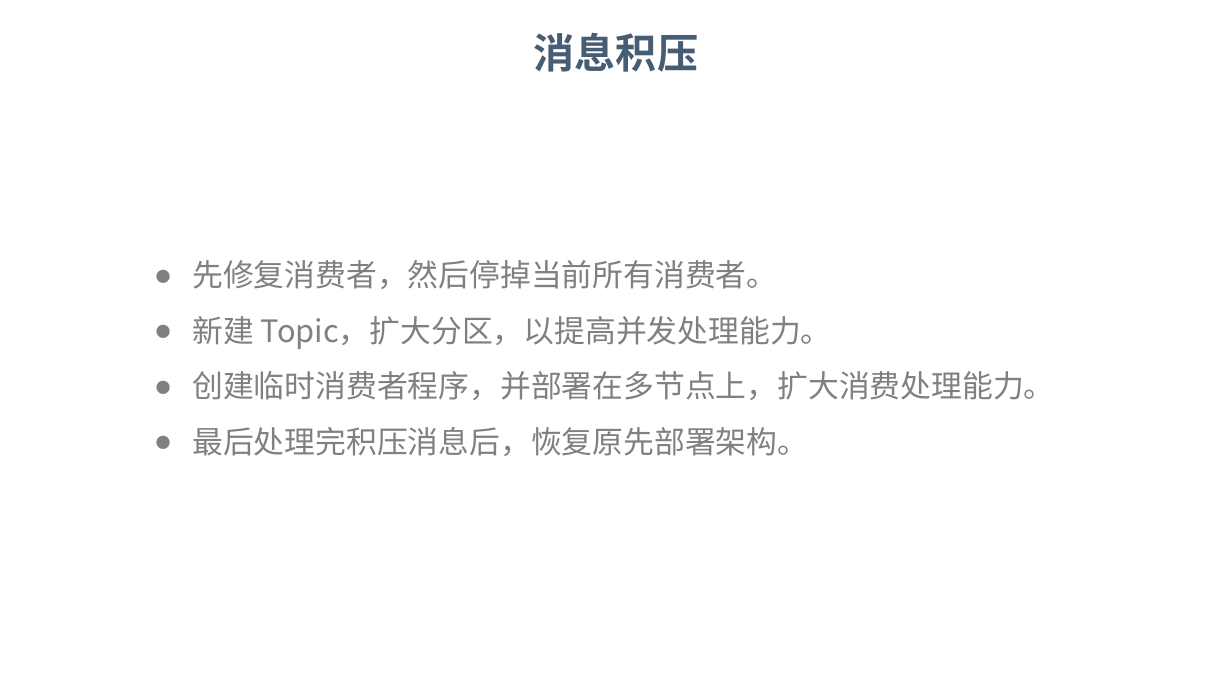
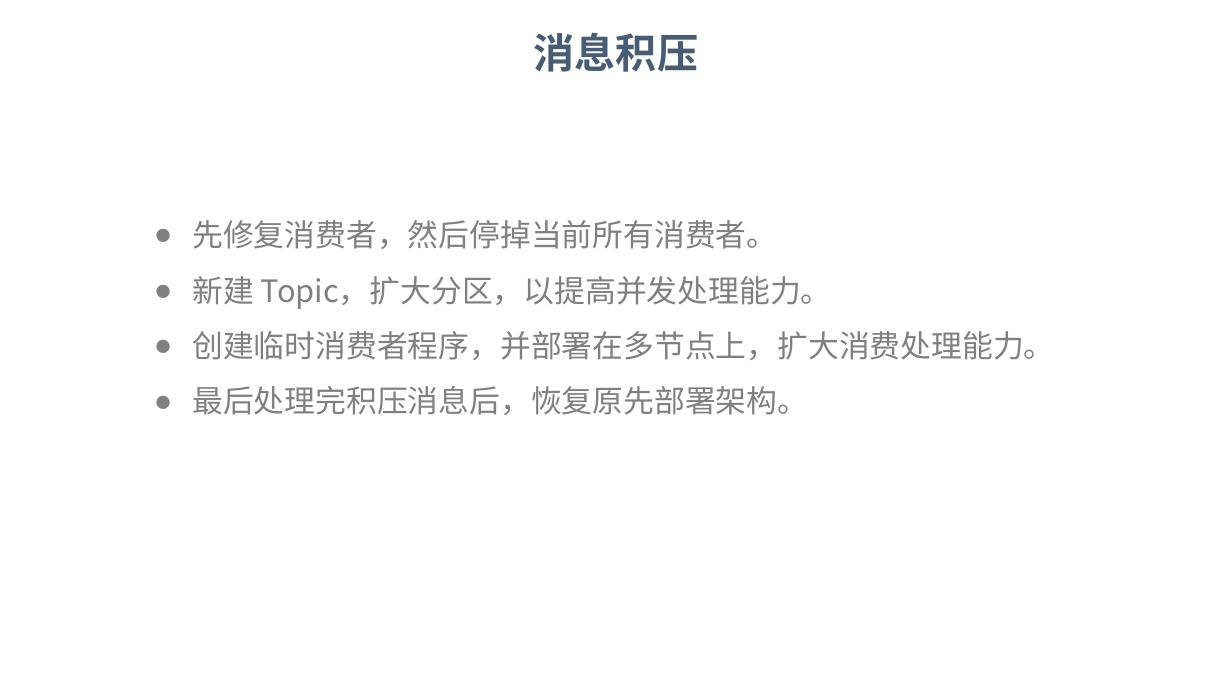
Before and after one commit to dunwu/bigdata-tutorial, a slide deck: slide 37 of assets/kafka/kafka.pptx. Drawn at 1232x693 pixels with LibreOffice and Linux fonts; fonts in the diff are those of the drawing; background and template pictures are left out. Boxes give left, top, right and bottom in pixels: in the first picture for what was removed or moved away, otherwise in the second. Text is boxed around its words. In the diff, an @@ line names an element or a change of style, - is before the commit and + after.

```diff
--- a/assets/kafka/kafka.pptx
+++ b/assets/kafka/kafka.pptx
@@ text "先修复消费者，然后停掉当前所有消费者。": place and size @@
-text "先修复消费者，然后停掉当前所有消费者。" at [192,260,1054,456]
+text "先修复消费者，然后停掉当前所有消费者。" at [192,220,1054,415]
```
Also in this commit, not shown: 18 other slides changed, 2 other files.
